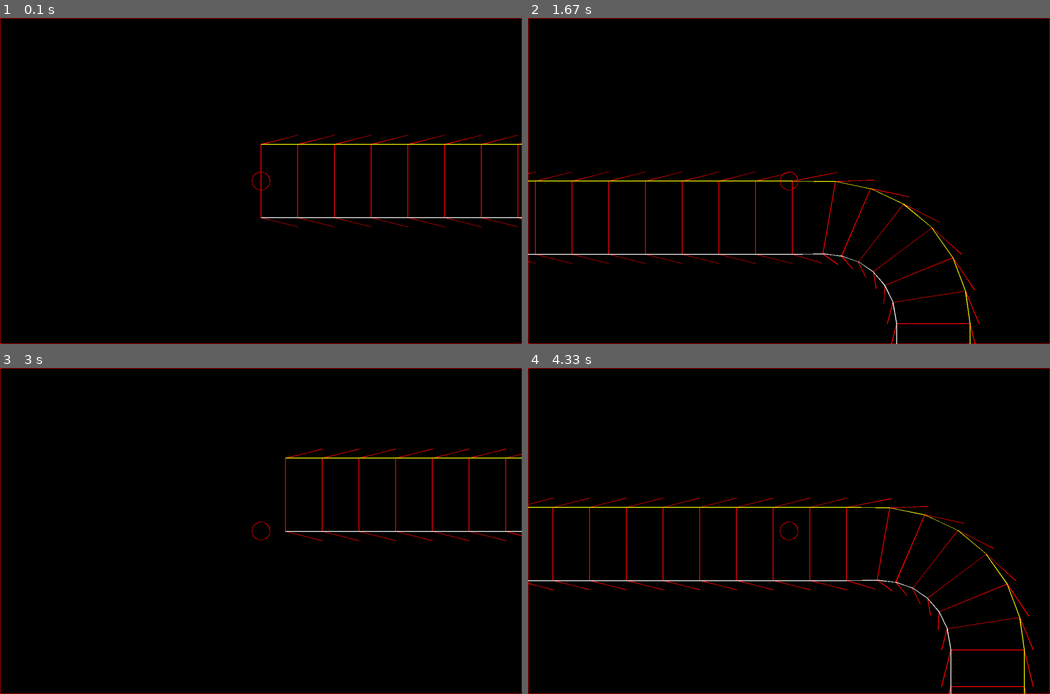
Above: before the commit, frames 1-4 (two rows, left to right).
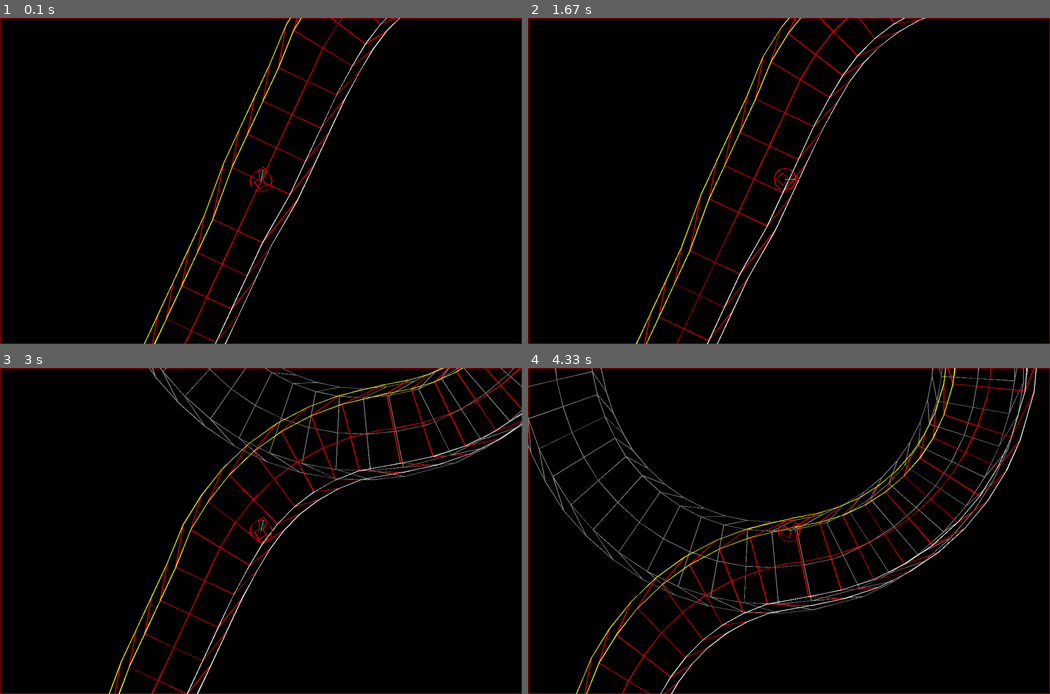
Above: after the commit, the same moments.

Repository: icedman/pygame_vector_speed
Game: pygame game, started from main.py
Same seed, same stepped clock (60 frames per second), same inputs: the game is played once before the commit and once after it.
Inputs:
- Up to frame 1 (0.1 s): no input
- Up to frame 2 (1.67 s): hold Right 0.33-0.8 s; hold Up 0.83-1.13 s; hold Right 1.17-1.63 s
- Up to frame 3 (3 s): hold Left 1.67-2.2 s; hold Down 2.23-2.53 s; hold Left 2.57-2.97 s
- Up to frame 4 (4.33 s): hold Up 3-3.37 s; hold Right 3.4-4.03 s; hold Down from 4.07 s (still down)

The runs differ from the first frame. In frame 1, 3.4% of the frame differs, in the area x 27-100%, y 0-100%; in frame 2, 4.5%; in frame 3, 5.8%; in frame 4, 8.9%, in the area x 0-98%, y 0-100%.

Commit message:
implement looping

Diff:
--- a/draw.py
+++ b/draw.py
@@ -7,12 +7,14 @@
 
 class ContextState:
     color = "white"
+    forcedColor = None
     strokeWidth = 2
     matrix: Matrix = Matrix.identity()
 
     def __init__(self, copy=None, cloneMatrix=True):
         if copy != None:
             self.color = copy.color
+            self.forcedColor = copy.forcedColor
             self.strokeWidth = copy.strokeWidth
             if cloneMatrix:
                 self.matrix = Matrix.copy(copy.matrix)
@@ -110,6 +112,9 @@
         if color == None:
             color = self.state.color
 
+        if self.state.forcedColor != None:
+            color = self.state.forcedColor
+
         m = self.state.matrix
         v1 = Vector(x, y).transform(m)
         v2 = Vector(x2, y2).transform(m)
@@ -230,10 +235,9 @@
             adv = self.drawChar(x, y + (-size * 0.5), c, size, color, False)
             x += adv
 
-    def drawShape(self, shapes, x, y, r, angle, color="red"):
+    def drawShape(self, shapes, x, y, r, angle, color="red", matrix=None):
         sl = shapes
-        m = Matrix.identity()
-        m.rotate(0, 0, ((angle + 360 - 90) % 360) * 3.14 / 180)
+        m = Matrix.fromAngle(angle)
         m.multiply(Matrix.identity().scale(r * 1.5, r * 1.5, 1))
         m.multiply(Matrix.identity().translate(x, y, 0))
         for shape in sl:
@@ -247,4 +251,4 @@
                 del points[0]
                 self.drawPolygonPoints(points, color)
             if "polygon" in s:
-                self.drawPolygon(0, 0, s["scale"], s["polygon"], color)
+                self.drawPolygon(0, 0, r * s["scale"], s["polygon"], color)
--- a/entity.py
+++ b/entity.py
@@ -1,11 +1,41 @@
 from maths import *
+
 
 class Entity:
     pos = Vector.identity()
     direction = Vector.identity()
-    speed = 1
+    speed = 0
     radius = 0.5
+    _angle = 0
 
     # collision hint
     segment = None
     pointIndex = 0
+
+    def __init__(self):
+        self.angle = 0
+
+    @property
+    def angle(self):
+        return self._angle
+
+    @angle.setter
+    def angle(self, a):
+        self._angle = a
+        self.direction = Vector.fromAngle(self.angle)
+
+    def update(self, dt):
+        _ = self
+        _.pos.add(Vector.copy(_.direction).scale(_.speed))
+
+    def throttleUp(self):
+        _ = self
+        _.speed += 0.005
+        if _.speed > 0.3:
+            _.speed = 0.3
+
+    def throttleDown(self):
+        _ = self
+        _.speed += 0.01
+        if _.speed < 0.1:
+            _.speed = 0.1
--- a/generator.py
+++ b/generator.py
@@ -21,3 +21,16 @@
             self.defs[featureType] = []
         self.defs[featureType].append(f)
         return f
+
+    def buildStart(self):
+        self.segments = []
+        seg = TrackSegment.randomLineSegment()
+        seg.baseAngle = -65
+        seg.trackWidth = 1.5
+        self.addSector([seg])
+
+    def buildSector(self, sector, distance):
+        return
+
+    def prune(self, sector):
+        return
--- a/main.py
+++ b/main.py
@@ -2,18 +2,21 @@
 from maths import *
 from draw import Context
 from track import *
+from generator import *
 from entity import *
-
 from data.angle_1 import *
-from data.ships import *
+from data.angle_2 import *
+from data.loop_1 import *
+from data.loop_2 import *
+from renderer import *
 
 feature = TrackFeature()
-feature.loadDefinition(angle_1)
+feature.loadDefinition(loop_2)
 
 ship = ships["objects"][2]["shapes"]
 
-track = Track()
-
+track = TrackGenerator()
+track.buildStart()
 
 for i in range(0, 3):
     # track.addSector(feature.copySegments())
@@ -53,15 +56,11 @@
 keys = {}
 released = {}
 
-current_sector = 0
 rot = 0
 off = 0
-idx = 0 # camera
 obj = Entity()
-obj.radius = 0.25
-obj.pos = Vector.copy(track.segments[0].trackPoints[0].point)
-
-speed = 0.2
+obj.radius = 0.3
+obj.pos = Vector.copy(track.segments[1].trackPoints[0].point)
 
 last_tick = 0
 while not done:
@@ -83,108 +82,45 @@
         released[k] = k in keys and keys[k] == True and pressed[k] == False
         keys[k] = pressed[k]
 
-    if pressed[pygame.K_w]:
-        idx -= 1
-    if pressed[pygame.K_s]:
-        idx += 1
-    mz = speed
     if pressed[pygame.K_LEFT]:
-        obj.pos.x -= mz
+        obj.angle -= 2
     if pressed[pygame.K_RIGHT]:
-        obj.pos.x += mz
+        obj.angle += 2
     if pressed[pygame.K_UP]:
-        obj.pos.y -= mz
+        obj.throttleUp()
     if pressed[pygame.K_DOWN]:
-        obj.pos.y += mz
+        obj.throttleDown()
+    # else:
+    #     obj.throttleUp()
+
+    obj.update(dt)
 
     gfx.clear("black")
     gfx.save()
     gfx.drawRect(0, 0, size[0], size[1], "red")
 
-    points = []
-    outerTrack = []
-    innerTrack = []
-    outerRail = []
-    innerRail = []
-    outerBorder = []
-    innerBorder = []
-    for t in track.segments:
-        for i in range(0, len(t.points)):
-            p = t.points[i]
-            points.append([p.x, p.y])
-
-            if len(points) - 1 == idx:
-                current_sector = t.sector
-
-            dx = t.sector - current_sector
-            dist = Sqr(dx * dx)
-            if dist > 1:
-                continue
-
-            tp = None if i >= len(t.trackPoints) - 1 else t.trackPoints[i]
-            if tp != None:
-                outerTrack.append([tp.outerTrack.x, tp.outerTrack.y])
-                outerRail.append([tp.outerRail.x, tp.outerRail.y])
-                outerBorder.append([tp.outerBorder.x, tp.outerBorder.y])
-                innerTrack.append([tp.innerTrack.x, tp.innerTrack.y])
-                innerRail.append([tp.innerRail.x, tp.innerRail.y])
-                innerBorder.append([tp.innerBorder.x, tp.innerBorder.y])
-
     scale = 90
     gfx.scale(scale, scale)
 
-    idx = (idx + len(points)) % len(points)
-    l = points[idx]
-    # v = gfx.transform(Vector(l[0], l[1]))
     v = gfx.transform(Vector.copy(obj.pos))
     gfx.translate(size[0] / 2 - v.x, size[1] / 2 - v.y)
 
-    for i in range(0, len(outerTrack) - 1):
-        p1 = outerTrack[i]
-        p2 = innerTrack[i]
-        v1 = Vector(p1[0], p1[1])
-        v2 = Vector(p2[0], p2[1])
-        gfx.drawLine(p1[0], p1[1], p2[0], p2[1], "red")
-
-    for i in range(0, len(outerTrack) - 1):
-        p1 = outerTrack[i]
-        p2 = outerRail[i + 1]
-        gfx.drawLine(p1[0], p1[1], p2[0], p2[1], "red")
-        p1 = innerTrack[i]
-        p2 = innerRail[i + 1]
-        gfx.drawLine(p1[0], p1[1], p2[0], p2[1], "red")
-
-    # gfx.drawPolygonPoints(points, "red", False)
-    gfx.drawPolygonPoints(outerTrack, "white", False)
-    gfx.drawPolygonPoints(innerTrack, "yellow", False)
-    # gfx.drawPolygonPoints(outerRail, "white", False)
-    # gfx.drawPolygonPoints(innerRail, "yellow", False)
-    # gfx.drawPolygonPoints(outerBorder, "magenta", False)
-    # gfx.drawPolygonPoints(innerBorder, "magenta", False)
-
-    # gfx.drawShape(ship, obj.pos.x, obj.pos.y, 0.4, 0, "red")
+    gfx.saveAttributes()
+    gfx.state.strokeWidth = 1
+    gfx.state.forcedColor = "grey"
+    renderTrack(gfx, track.segments[0], TrackSegment.advance(obj.segment, 2), 6)
+    gfx.restore()
+    renderTrack(gfx, track.segments[0], obj.segment, 2)
 
     rad = obj.radius
     col = track.detectCollision(obj)
     if col != None:
         obj.pos.add(col["vector"])
-        speed *= 0.8
-        if speed > 0.2:
-            speed = 0.2
-    else:
-        speed += 0.01
+        obj.speed *= 1 - col["force"]
+        if obj.speed < 0:
+            obj.speed = 0
 
-    if speed > 0.3:
-        speed = 0.3
-    if speed < 0.1:
-        speed = 0.1
-
-    # gfx.drawLine(v1.x, v1.y, v2.x, v2.y, "cyan")
-    gfx.drawPolygon(obj.pos.x, obj.pos.y, rad, 12, "red")
-
-    # xv = Vector.copy(tp1.sideDir).scale(rad)
-    # v3 = Vector.copy(obj.pos).add(xv)
-    # gfx.drawLine(obj.pos.x, obj.pos.y, v3.x, v3.y, "cyan")
+    renderEntity(gfx, obj)
 
     gfx.restore()
 
--- a/maths.py
+++ b/maths.py
@@ -66,6 +66,9 @@
     return math.floor(a)
 
 
+_matrixRotationCache = {}
+
+
 class Matrix:
     M = [[0, 0, 0, 0], [0, 0, 0, 0], [0, 0, 0, 0], [0, 0, 0, 0]]
 
@@ -82,6 +85,19 @@
             for col in range(0, 4):
                 r.M[row][col] = m.M[row][col]
         return r
+
+    @staticmethod
+    def fromAngle(angle):
+        angle = Floor(angle)
+        angle += 640
+        angle = angle % 360
+        if angle in _matrixRotationCache:
+            return Matrix.copy(_matrixRotationCache[angle])
+        m = Matrix.identity()
+        rad = angle * 3.14 / 180
+        m.rotate(0, 0, rad)
+        _matrixRotationCache[angle] = m
+        return Matrix.copy(m)
 
     def add(self, m):
         for row in range(0, 4):
@@ -207,6 +223,9 @@
         return self
 
 
+_vectorRotationCache = {}
+
+
 class Vector:
     M = [0, 0, 0]
 
@@ -224,6 +243,18 @@
         v = Vector()
         v.M = [1, 0, 0]
         return v
+
+    @staticmethod
+    def fromAngle(angle):
+        angle += 640
+        angle = angle % 360
+        if angle in _vectorRotationCache:
+            return Vector.copy(_vectorRotationCache[angle])
+        rad = angle * 3.14 / 180
+        px = 1 * Cos(rad)
+        py = 1 * Sin(rad)
+        _vectorRotationCache[angle] = Vector(px, py)
+        return Vector.copy(_vectorRotationCache[angle])
 
     @staticmethod
     def copy(m):
--- /dev/null
+++ b/renderer.py
@@ -0,0 +1,79 @@
+from maths import *
+from draw import Context
+from entity import *
+from data.ships import *
+from data.objects import *
+
+
+def renderTrack(ctx, segment, startSegment=None, distance=8):
+    points = []
+    outerTrack = []
+    innerTrack = []
+    outerRail = []
+    innerRail = []
+    outerBorder = []
+    innerBorder = []
+
+    segmentIndex = 0
+    if startSegment != None:
+        segmentIndex = startSegment.index
+
+    renderedDistance = 0
+
+    t = segment
+    while t != None:
+        dx = segmentIndex - t.index
+        dist = Sqr(dx * dx)
+        if dist > distance:
+            t = t.nextSegment
+            continue
+        for i in range(0, len(t.trackPoints)):
+            tp = t.trackPoints[i]
+            points.append([tp.point.x, tp.point.y])
+            tp = None if i >= len(t.trackPoints) - 1 else t.trackPoints[i]
+            if tp != None:
+                outerTrack.append([tp.outerTrack.x, tp.outerTrack.y])
+                outerRail.append([tp.outerRail.x, tp.outerRail.y])
+                outerBorder.append([tp.outerBorder.x, tp.outerBorder.y])
+                innerTrack.append([tp.innerTrack.x, tp.innerTrack.y])
+                innerRail.append([tp.innerRail.x, tp.innerRail.y])
+                innerBorder.append([tp.innerBorder.x, tp.innerBorder.y])
+                renderedDistance += 1
+        t = t.nextSegment
+
+    for i in range(0, len(outerTrack) - 1):
+        p1 = outerTrack[i]
+        p2 = innerTrack[i]
+        v1 = Vector(p1[0], p1[1])
+        v2 = Vector(p2[0], p2[1])
+        ctx.drawLine(p1[0], p1[1], p2[0], p2[1], "red")
+
+    for i in range(0, len(outerTrack) - 1):
+        p1 = outerTrack[i]
+        p2 = outerRail[i + 1]
+        ctx.drawLine(p1[0], p1[1], p2[0], p2[1], "red")
+        p1 = innerTrack[i]
+        p2 = innerRail[i + 1]
+        ctx.drawLine(p1[0], p1[1], p2[0], p2[1], "red")
+
+    ctx.drawPolygonPoints(points, "red", False)
+    ctx.drawPolygonPoints(outerTrack, "white", False)
+    ctx.drawPolygonPoints(innerTrack, "yellow", False)
+    ctx.drawPolygonPoints(outerRail, "white", False)
+    ctx.drawPolygonPoints(innerRail, "yellow", False)
+
+
+def renderEntity(ctx, entity):
+    ctx.drawPolygon(entity.pos.x, entity.pos.y, entity.radius, 12, "red")
+    d = Vector.copy(entity.pos).add(Vector.copy(entity.direction).scale(entity.radius))
+    ctx.drawLine(entity.pos.x, entity.pos.y, d.x, d.y, "cyan")
+
+    ctx.drawShape(
+        ships["objects"][2]["shapes"],
+        entity.pos.x,
+        entity.pos.y,
+        entity.radius,
+        entity.angle - 90,
+        "red",
+    )
+    return
--- a/track.py
+++ b/track.py
@@ -37,6 +37,7 @@
     trackPoints = []
     railType = 0
     trackColor = 0
+    index = 0
     sector = 0
 
     segmentType = TrackSegmentType.STRAIGHT
@@ -136,6 +137,16 @@
 
         return _
 
+    @staticmethod
+    def advance(t, count):
+        if t == None:
+            return None
+        for i in range(0, count):
+            if t.nextSegment == None:
+                break
+            t = t.nextSegment
+        return t
+
     def compute(self):
         _ = self
         _.points = []
@@ -369,8 +380,8 @@
             p1.outerCollisionPoints = []
             p1.innerCollisionPoints = []
             p2 = None
-            if i < len(_.trackPoints)-2:
-                p2 = _.trackPoints[i+1]
+            if i < len(_.trackPoints) - 2:
+                p2 = _.trackPoints[i + 1]
             else:
                 if _.nextSegment != None:
                     p2 = _.nextSegment.trackPoints[0]
@@ -378,13 +389,13 @@
             if p2 == None:
                 break
 
-            for j in range(0,2):
+            for j in range(0, 2):
                 v1 = p1.outerRail if j == 0 else p1.innerRail
                 v2 = p2.outerRail if j == 0 else p2.innerRail
                 vdir = Vector.copy(v2).subtract(v1).normalize().scale(inc)
                 l = v1.distanceTo(v2)
-                cnt = Floor(l/inc)
-                for k in range(0,Floor(cnt)+1):
+                cnt = Floor(l / inc)
+                for k in range(0, Floor(cnt) + 1):
                     v3 = Vector.copy(v1).add(Vector.copy(vdir).scale(k))
                     if j == 0:
                         p1.outerCollisionPoints.append(v3)
@@ -392,6 +403,7 @@
                         p1.innerCollisionPoints.append(v3)
 
         return
+
 
 class TrackFeature:
     segments: []
@@ -443,6 +455,7 @@
             if prev != None:
                 prev.nextSegment = s
                 s.prevSegment = prev
+                s.index = prev.index + 1
 
                 # smoothen width transition
                 w = 1
@@ -481,6 +494,7 @@
 
     def detectCollision(self, entity):
         _ = self
+        rad = entity.radius * 0.95
         bounce = 0.95
         isWithin = False
         startIdx = 0
@@ -490,11 +504,20 @@
             startIdx = 0
         if startIdx < 0:
             startIdx = 0
+
+        segmentIndex = 0
+        if entity.segment != None:
+            segmentIndex = entity.segment.index
         entity.segment = None
         for idx in range(startIdx, len(_.segments)):
             seg = _.segments[idx]
+
+            dx = segmentIndex - seg.index
+            dist = Sqr(dx * dx)
+            if dist > 10:
+                continue
+
             for p in seg.trackPoints:
-
                 # skip points check as much as possible
                 if p.point.distanceTo(entity.pos) > seg.trackWidth * 2:
                     if isWithin:
@@ -505,18 +528,25 @@
                 isWithin = True
 
                 for k in range(0, 2):
-                    barrier = p.outerCollisionPoints if k == 0 else p.innerCollisionPoints
+                    barrier = (
+                        p.outerCollisionPoints if k == 0 else p.innerCollisionPoints
+                    )
                     for c in barrier:
                         dirSign = -1 if k == 0 else 1
-                        if c.distanceTo(entity.pos) < entity.radius:
-                            cross = Vector.copy(c).add(Vector.copy(p.sideDir).scale(entity.radius * dirSign))
+                        if c.distanceTo(entity.pos) < rad:
+                            cross = Vector.copy(c).add(
+                                Vector.copy(p.sideDir).scale(rad * dirSign)
+                            )
                             dist = cross.distanceTo(entity.pos)
-                            vector = Vector.copy(p.sideDir).scale(dist*bounce*dirSign)
+                            vector = Vector.copy(p.sideDir).scale(
+                                dist * bounce * dirSign
+                            )
                             return {
                                 "segment": seg,
+                                "force": dist,
                                 "trackPoint": p,
                                 "collisionPoint": c,
-                                "vector": vector
+                                "vector": vector,
                             }
 
         return None
